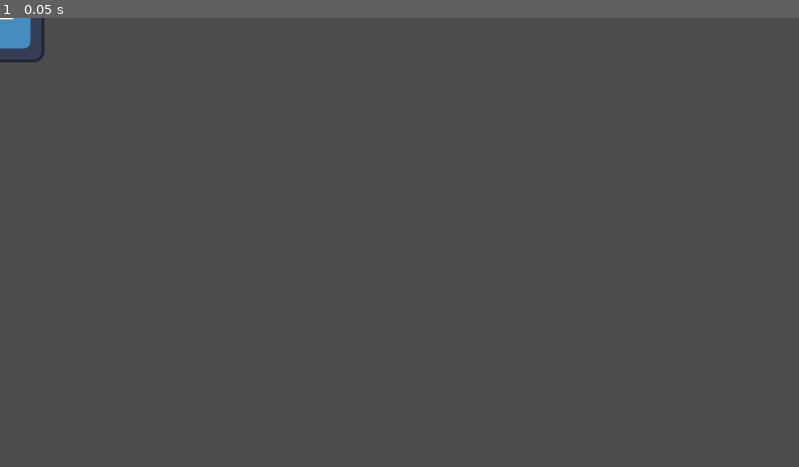
Above: before the commit, frame 1.
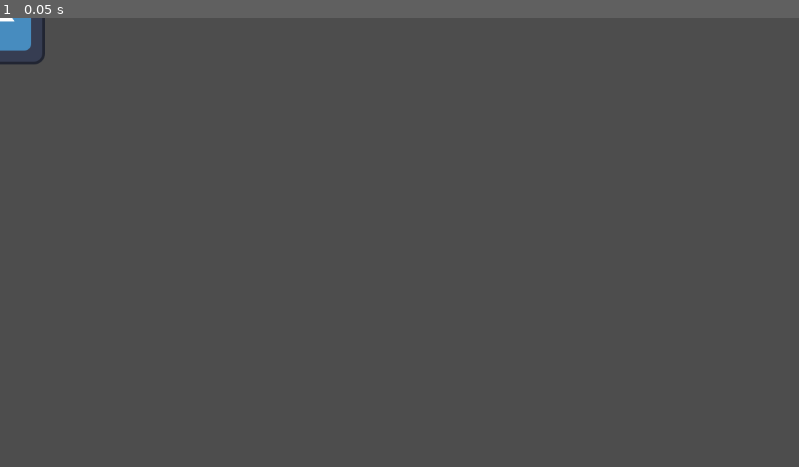
Above: after the commit, the same moment.

Repository: sonnypyo/GodotProject
Game: Godot game, scene res://node_2d.tscn
Two runs of this game, one before a commit and one after it. Both use one fixed random seed, a clock stepped at 60 frames per second and the inputs below. The project has no main scene, so this scene is started directly. The engine's default icon, where the game draws it, is replaced by a stand-in: a white triangle on a blue panel in a dark square.
Inputs:
- Up to frame 1 (0.05 s): no input

The runs differ from the first frame. In frame 1, 0.1% of the frame differs, in the area x 0-6%, y 0-11%.

Commit message:
KMS_11/19_Player
PLayer 수정

Diff:
--- a/godotfinalproject/node_2d.tscn
+++ b/godotfinalproject/node_2d.tscn
@@ -1,8 +1,18 @@
-[gd_scene load_steps=2 format=3 uid="uid://caahsvbp0dlk0"]
+[gd_scene load_steps=3 format=3 uid="uid://caahsvbp0dlk0"]
 
 [ext_resource type="Texture2D" uid="uid://yh1ae8rg54fh" path="res://icon.svg" id="1_0m6x6"]
 
+[sub_resource type="RectangleShape2D" id="RectangleShape2D_dwbvr"]
+size = Vector2(111, 110)
+
 [node name="Node2D" type="Node2D"]
 
-[node name="Sprite2D" type="Sprite2D" parent="."]
+[node name="StaticBody2D" type="StaticBody2D" parent="."]
+
+[node name="Sprite2D" type="Sprite2D" parent="StaticBody2D"]
+position = Vector2(1, 3)
 texture = ExtResource("1_0m6x6")
+
+[node name="CollisionShape2D" type="CollisionShape2D" parent="StaticBody2D"]
+position = Vector2(-0.5, 2)
+shape = SubResource("RectangleShape2D_dwbvr")
